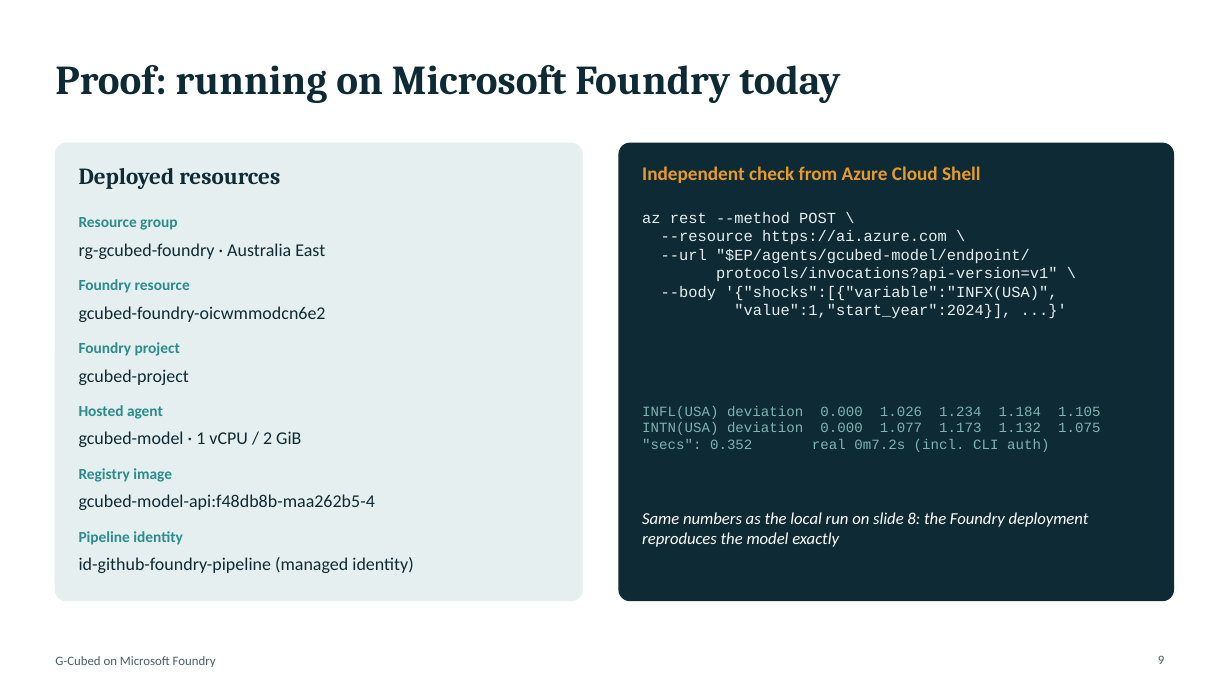
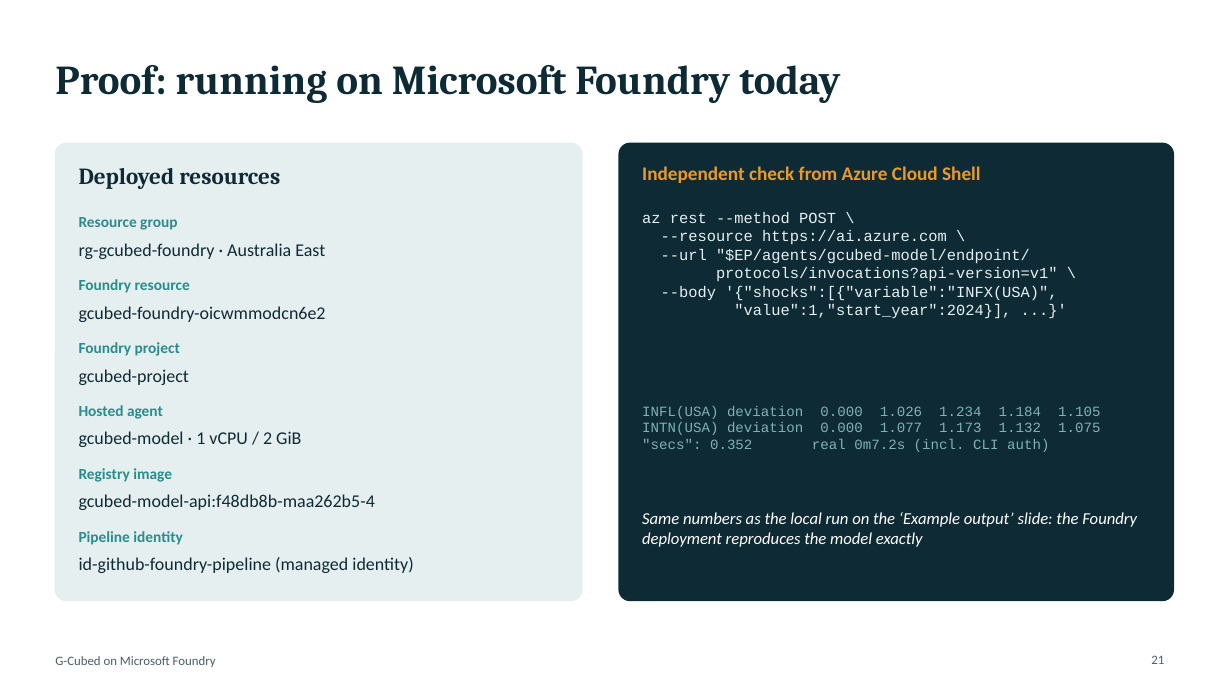
Before and after one commit to Bozmonster/foundry-pipeline, a slide deck: slide 21 of docs/gcubed-foundry-pipeline.pptx (slide 9 before the commit). Drawn at 1232x693 pixels with LibreOffice and Linux fonts; fonts in the diff are those of the drawing. Boxes give left, top, right and bottom in pixels: in the first picture for what was removed or moved away, otherwise in the second. Text is boxed around its words. In the diff, an @@ line names an element or a change of style, - is before the commit and + after.

```diff
--- a/docs/gcubed-foundry-pipeline.pptx
+++ b/docs/gcubed-foundry-pipeline.pptx
@@ text at (642,512,1137,547): text changed @@
-Same numbers as the local run on slide 8: the Foundry deployment reproduces the model exactly
+Same numbers as the local run on the ‘Example output’ slide: the Foundry deployment reproduces the model exactly
@@ page number at (1151,655,1164,664): text changed @@
-9
+21
```
Also in this commit, not shown: 4 other slides changed, 15 slides added, 31 other files.
